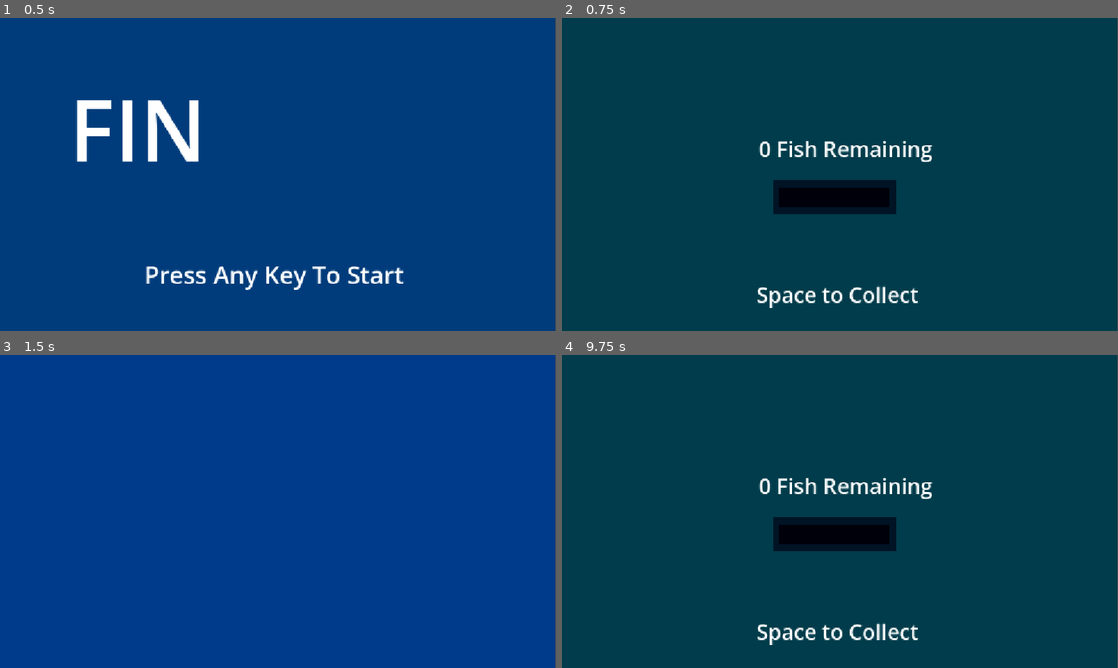
Above: before the commit, frames 1-4 (two rows, left to right).
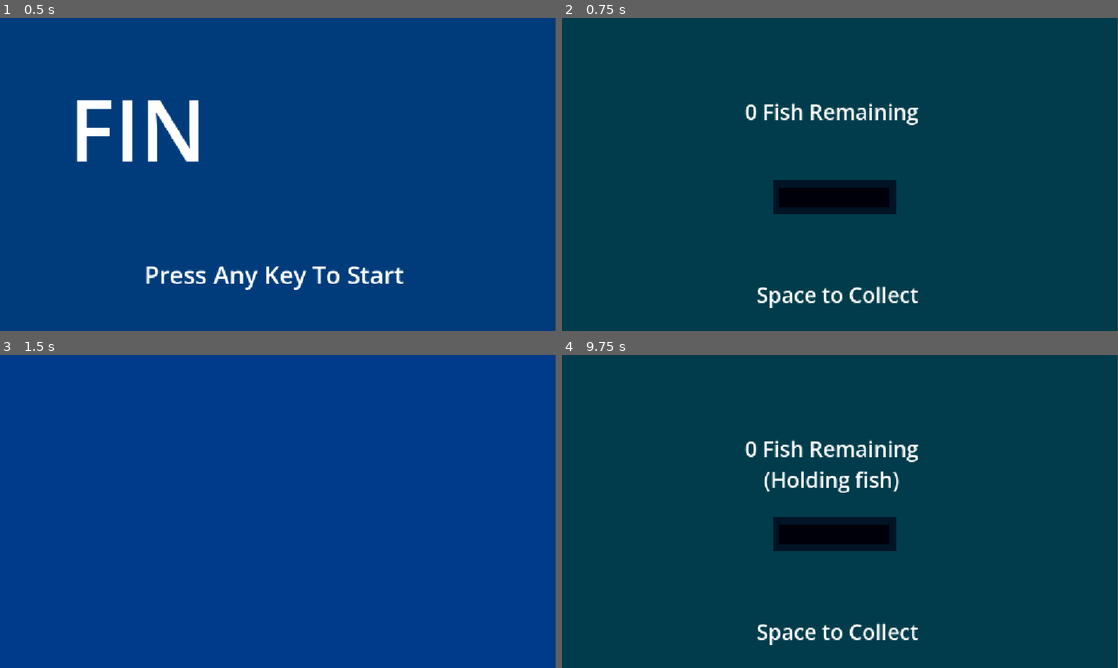
Above: after the commit, the same moments.

Repository: arsh-gupta-8/Game-Jam
Game: Godot game, scene res://Scenes/game.tscn
The game is run twice, just before and just after one commit, with the same random seed, the same clock (stepped at 60 frames per second) and the same inputs.
Inputs (mouse positions are in pixels of both pictures, inside the frame that each line leads up to):
- Up to frame 1 (0.5 s): no input
- Up to frame 2 (0.75 s): tap Enter (ui_accept) at 0.5, 0.6 s; move the mouse to (962, 158) at 0.52 s; hold D (switch_right) from 0.53 s (still down); click (962, 158) at 0.67 s
- Up to frame 3 (1.5 s): tap Enter (ui_accept) at 0.77, 1.07, 1.25, 1.35 s; move the mouse to (166, 527) at 1.27 s; release D (switch_right) at 1.28 s; hold A (switch_left) from 1.28 s (still down)
- Up to frame 4 (9.75 s): tap Enter (ui_accept) at 1.52, 1.82, 2, 2.1, 2.75, 2.85, 3.02, 3.32, 3.5, 3.6, 3.77, 4.07, 4.25, 4.35, 4.52, 4.82, 5.1, 5.85, 6.02, 6.32, 6.6, 6.77, 7.07, 7.35, 7.52, 7.82, 8.1, 8.85, 9.02, 9.32, 9.6 s; move the mouse to (895, 442) at 2.02 s; release A (switch_left) at 2.03 s; hold D (switch_right) 2.03-3.53 s; move the mouse to (812, 574) at 2.77 s; click (812, 574) at 2.92 s; move the mouse to (1006, 558) at 3.52 s; hold A (switch_left) 3.53-5.78 s; move the mouse to (673, 464) at 4.27 s; move the mouse to (867, 511) at 5.02 s; click (867, 511) at 5.17 s; move the mouse to (756, 433) at 5.77 s; hold D (switch_right) 5.78-8.03 s; move the mouse to (962, 495) at 6.52 s; move the mouse to (728, 527) at 7.27 s; click (728, 527) at 7.42 s; move the mouse to (895, 442) at 8.02 s; hold A (switch_left) 8.03-9.53 s; move the mouse to (812, 574) at 8.77 s; move the mouse to (1006, 558) at 9.52 s; hold D (switch_right) from 9.53 s (still down); click (1006, 558) at 9.67 s

Frame 1 is identical in both runs. In frame 2, 1.5% of the frame differs, in the area x 32-67%, y 27-46%; in frame 3, nothing differs; in frame 4, 1.9%.

Commit message:
You can take 1 fish at a time from dispenser and put in bioreactor and get fuel

Diff:
--- a/Scenes/bioreactor_scene.tscn
+++ b/Scenes/bioreactor_scene.tscn
@@ -1,6 +1,6 @@
 [gd_scene format=3 uid="uid://2ysjtoirfqo2"]
 
-[ext_resource type="Script" uid="uid://fj1xngav84k7" path="res://Scripts/fishCarry.gd" id="1_fh7p5"]
+[ext_resource type="Script" uid="uid://fj1xngav84k7" path="res://Scripts/bioreactor.gd" id="1_fh7p5"]
 
 [node name="BioreactorScene" type="Node2D" unique_id=1788749412]
 script = ExtResource("1_fh7p5")
--- a/Scenes/dispenser_scene.tscn
+++ b/Scenes/dispenser_scene.tscn
@@ -29,17 +29,17 @@
 color = Color(0, 0, 0.043137256, 1)
 
 [node name="FishAmount" type="Label" parent="." unique_id=2127275988]
-offset_left = 404.0
-offset_top = 240.0
-offset_right = 772.0
-offset_bottom = 301.0
+offset_left = 339.0
+offset_top = 163.0
+offset_right = 778.0
+offset_bottom = 224.0
 theme_override_font_sizes/font_size = 44
 text = "   Fish Remaining."
 horizontal_alignment = 1
 vertical_alignment = 1
 script = ExtResource("1_a8p54")
 
-[node name="FishAmount2" type="Label" parent="." unique_id=85177928]
+[node name="SpaceToCollect" type="Label" parent="." unique_id=85177928]
 offset_left = 387.0
 offset_top = 542.0
 offset_right = 755.0
--- a/Scenes/game.tscn
+++ b/Scenes/game.tscn
@@ -7,6 +7,8 @@
 [ext_resource type="PackedScene" uid="uid://2ysjtoirfqo2" path="res://Scenes/bioreactor_scene.tscn" id="5_1l0tm"]
 [ext_resource type="PackedScene" uid="uid://c66xibm37tehp" path="res://Scenes/other_scene.tscn" id="6_v158k"]
 [ext_resource type="PackedScene" uid="uid://bb764aojp2i6a" path="res://Scenes/menu.tscn" id="7_h4fw4"]
+[ext_resource type="PackedScene" uid="uid://b3tnpivhmwplg" path="res://Scenes/lose_scene.tscn" id="8_h4fw4"]
+[ext_resource type="PackedScene" uid="uid://dy04m83cninet" path="res://Scenes/win_scene.tscn" id="9_ldgsr"]
 
 [node name="Game" type="Node2D" unique_id=377177155]
 script = ExtResource("1_3dryh")
@@ -22,3 +24,7 @@
 [node name="BioreactorScene" parent="." unique_id=1788749412 instance=ExtResource("5_1l0tm")]
 
 [node name="OtherScene" parent="." unique_id=1648236018 instance=ExtResource("6_v158k")]
+
+[node name="LoseScene" parent="." unique_id=2103556309 instance=ExtResource("8_h4fw4")]
+
+[node name="WinScene" parent="." unique_id=810444533 instance=ExtResource("9_ldgsr")]
--- /dev/null
+++ b/Scenes/lose_scene.tscn
@@ -0,0 +1,23 @@
+[gd_scene format=3 uid="uid://b3tnpivhmwplg"]
+
+[node name="LoseScene" type="Node2D" unique_id=2103556309]
+
+[node name="TextureRect" type="TextureRect" parent="." unique_id=222819199]
+
+[node name="Background" type="ColorRect" parent="TextureRect" unique_id=440409075]
+layout_mode = 0
+offset_right = 1150.0
+offset_bottom = 648.0
+color = Color(0, 0.23529412, 0.29411766, 1)
+
+[node name="Label" type="Label" parent="." unique_id=1259819774]
+offset_left = 209.0
+offset_top = 243.0
+offset_right = 947.0
+offset_bottom = 408.0
+theme_override_font_sizes/font_size = 38
+text = "The SSR-17 was never to be found again.
+
+(You lose)"
+horizontal_alignment = 1
+vertical_alignment = 1
--- /dev/null
+++ b/Scenes/win_scene.tscn
@@ -0,0 +1,23 @@
+[gd_scene format=3 uid="uid://dy04m83cninet"]
+
+[node name="WinScene" type="Node2D" unique_id=810444533]
+
+[node name="TextureRect" type="TextureRect" parent="." unique_id=1274597967]
+
+[node name="Background" type="ColorRect" parent="TextureRect" unique_id=1665731524]
+layout_mode = 0
+offset_right = 1150.0
+offset_bottom = 648.0
+color = Color(0, 0.23529412, 0.29411766, 1)
+
+[node name="Label" type="Label" parent="." unique_id=1678992521]
+offset_left = 160.0
+offset_top = 211.0
+offset_right = 986.0
+offset_bottom = 376.0
+theme_override_font_sizes/font_size = 38
+text = "Completely fueled up, you begin your ascent.
+
+(You win)"
+horizontal_alignment = 1
+vertical_alignment = 1
--- a/Scripts/Global.gd
+++ b/Scripts/Global.gd
@@ -1,15 +1,13 @@
 extends Node
 
-var fuel: float = 1000
-var depletionRate: int = 10
+var fuel: float = 500 # reach 1000 to win
+var depletionRate: int = 5
 var fishCaught: Array = []
 var heldFish: bool = false
-
-# Called when the node enters the scene tree for the first time.
-func _ready() -> void:
-	pass # Replace with function body.
+var draining: bool = false
 
 
-# Called every frame. 'delta' is the elapsed time since the previous frame.
 func _process(delta: float) -> void:
-	fuel -= delta*depletionRate
+	if draining:
+		fuel -= delta * depletionRate
+	print(fuel)
--- /dev/null
+++ b/Scripts/bioreactor.gd
@@ -0,0 +1,8 @@
+extends Node2D
+
+const FUEL_PER_FISH := 20
+
+func _process(delta: float) -> void:
+	if Input.is_action_just_pressed("ui_accept") and Global.heldFish:
+		Global.heldFish = false
+		Global.fuel += FUEL_PER_FISH
--- a/Scripts/fishCarry.gd
+++ /dev/null
@@ -1 +0,0 @@
-extends Node2D
--- a/Scripts/fish_amount.gd
+++ b/Scripts/fish_amount.gd
@@ -1,15 +1,12 @@
 extends Label
 
 
-# Called when the node enters the scene tree for the first time.
-func _ready() -> void:
-	pass # Replace with function body.
-
-
-# Called every frame. 'delta' is the elapsed time since the previous frame.
 func _process(delta: float) -> void:
-	if Input.is_action_just_pressed("ui_accept") and not Global.fishCaught.is_empty():
-		var removed = Global.fishCaught.pop_front()
-		print("Removed: ", removed)
+	if Input.is_action_just_pressed("ui_accept"):
+		if not Global.heldFish and not Global.fishCaught.is_empty():
+			Global.fishCaught.pop_front()
+			Global.heldFish = true
 
 	text = str(Global.fishCaught.size()) + " Fish Remaining"
+	if Global.heldFish:
+		text += "\n(Holding fish)"
--- a/Scripts/switch_scenes.gd
+++ b/Scripts/switch_scenes.gd
@@ -1,6 +1,8 @@
 extends Node2D
 
 @onready var menu: Node2D = $Menu
+@onready var win_scene: Node2D = $WinScene
+@onready var lose_scene: Node2D = $LoseScene
 
 @onready var catch_screen: Node2D = $catch_screen
 @onready var dispenser_scene: Node2D = $DispenserScene
@@ -16,14 +18,17 @@
 
 var current := 0
 var in_menu := true
+var game_over := false
 var skip_frame := false
 
 
 func _ready() -> void:
-	# Hide and freeze every view, show only the menu
 	for view in views:
 		view.visible = false
 		view.process_mode = Node.PROCESS_MODE_DISABLED
+	for end_scene in [win_scene, lose_scene]:
+		end_scene.visible = false
+		end_scene.process_mode = Node.PROCESS_MODE_DISABLED
 	menu.visible = true
 
 
@@ -35,16 +40,29 @@
 	if pressed_key or pressed_click:
 		start_game()
 
-
 func start_game() -> void:
+	Global.heldFish = false
+	Global.fuel = 500
+	Global.draining = true
 	in_menu = false
-	skip_frame = true  # so pressing A or D on the menu doesn't also turn
+	skip_frame = true
 	menu.visible = false
 	menu.process_mode = Node.PROCESS_MODE_DISABLED
-	show_view(0)  # catch screen
-
+	show_view(0)
 
 func _process(delta: float) -> void:
+	if game_over:
+		return
+
+	# Win/lose only count once the game has started
+	if not in_menu:
+		if Global.fuel >= 1000:
+			win()
+			return
+		elif Global.fuel <= 0:
+			lose()
+			return
+
 	if in_menu:
 		return
 	if skip_frame:
@@ -62,3 +80,18 @@
 		var active = i == current
 		views[i].visible = active
 		views[i].process_mode = Node.PROCESS_MODE_INHERIT if active else Node.PROCESS_MODE_DISABLED
+
+func show_ending(target: Node2D) -> void:
+	game_over = true
+	Global.draining = false
+	for view in views:
+		view.visible = false
+		view.process_mode = Node.PROCESS_MODE_DISABLED
+	target.visible = true
+	target.process_mode = Node.PROCESS_MODE_INHERIT
+
+func win() -> void:
+	show_ending(win_scene)
+
+func lose() -> void:
+	show_ending(lose_scene)
Renamed: Scripts/fishCarry.gd.uid -> Scripts/bioreactor.gd.uid
